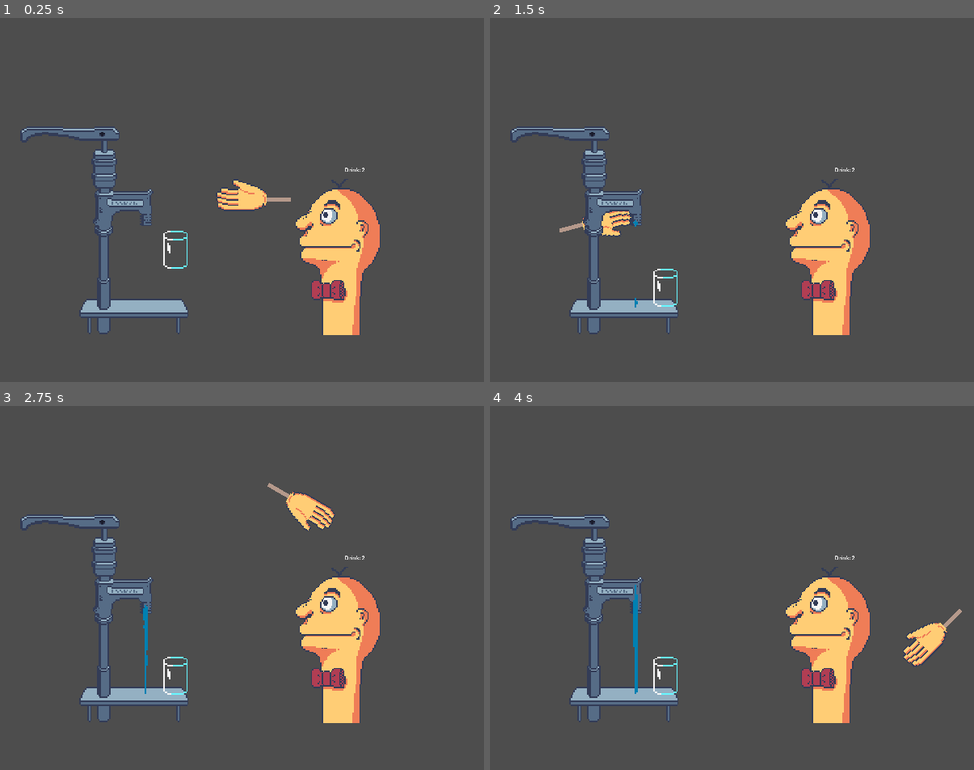
Above: before the commit, frames 1-4 (two rows, left to right).
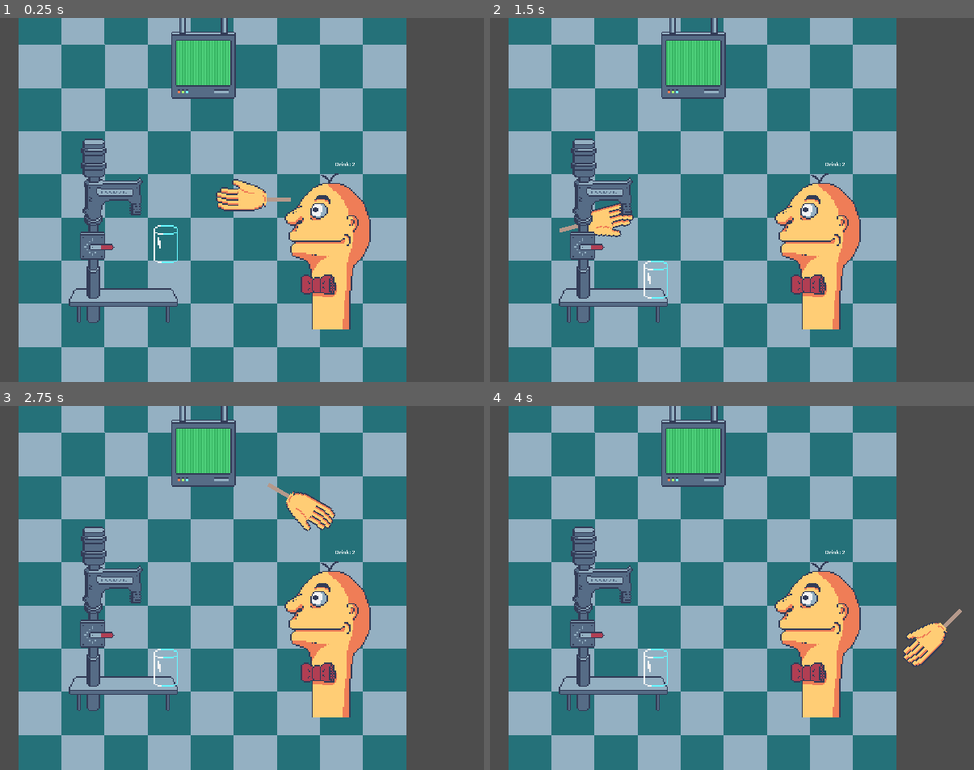
Above: after the commit, the same moments.

Repository: PatitoDev/VeryHumanDrinking
Game: Godot game, scene res://Main.tscn
Same seed, same stepped clock (60 frames per second), same inputs: the game is played once before the commit and once after it. The engine's default icon, where the game draws it, is replaced by a stand-in: a white triangle on a blue panel in a dark square.
Inputs (mouse positions are in pixels of both pictures, inside the frame that each line leads up to):
- Up to frame 1 (0.25 s): no input
- Up to frame 2 (1.5 s): tap Enter (ui_accept) at 0.5, 1.35 s; move the mouse to (877, 181) at 0.52 s; hold D (rotateRight) 0.53-1.28 s; hold Enter (ui_accept) 0.53-1.28 s; click (877, 181) at 0.6 s; move the mouse to (606, 218) at 1.27 s; hold A (rotateLeft) from 1.28 s (still down)
- Up to frame 3 (2.75 s): tap Enter (ui_accept) at 1.52, 1.82 s; click (116, 606) at 1.55 s; move the mouse to (309, 507) at 2.02 s; release A (rotateLeft) at 2.03 s; hold D (rotateRight) from 2.03 s (still down); hold Enter (ui_accept) from 2.03 s (still down); click (309, 507) at 2.1 s
- Up to frame 4 (4 s): move the mouse to (702, 660) at 2.77 s; release Enter (ui_accept) at 2.78 s; click (702, 660) at 2.85 s; tap Enter (ui_accept) at 3.02, 3.32 s; move the mouse to (925, 642) at 3.52 s; release D (rotateRight) at 3.53 s; hold A (rotateLeft) from 3.53 s (still down); hold Enter (ui_accept) from 3.53 s (still down)

The runs differ from the first frame. In frame 1, 77% of the frame differs, in the area x 3-84%, y 0-100%; in frame 2, 77%; in frame 3, 77%; in frame 4, 77%, in the area x 3-90%, y 0-100%.

Commit message:
implemented faucet with flow control

Diff:
--- a/Cup/Cup.tscn
+++ b/Cup/Cup.tscn
@@ -4,10 +4,10 @@
 [ext_resource type="Texture2D" uid="uid://cy67x8ljpoj0e" path="res://Images/cup.png" id="2_fkv2d"]
 
 [sub_resource type="RectangleShape2D" id="RectangleShape2D_i4iak"]
-size = Vector2(13.5, 99.9998)
+size = Vector2(20.75, 99.9998)
 
 [sub_resource type="RectangleShape2D" id="RectangleShape2D_uipd4"]
-size = Vector2(12.6112, 71.0272)
+size = Vector2(17.7459, 88.0152)
 
 [sub_resource type="RectangleShape2D" id="RectangleShape2D_8r8g0"]
 size = Vector2(72, 107.5)
@@ -26,15 +26,15 @@
 color = Color(1, 1, 1, 0.372549)
 
 [node name="CollisionShape2D" type="CollisionShape2D" parent="."]
-position = Vector2(-29, -13)
+position = Vector2(-33.375, -13)
 shape = SubResource("RectangleShape2D_i4iak")
 
 [node name="CollisionShape2D2" type="CollisionShape2D" parent="."]
-position = Vector2(28.75, -13.0001)
+position = Vector2(33.75, -13.0001)
 shape = SubResource("RectangleShape2D_i4iak")
 
 [node name="CollisionShape2D3" type="CollisionShape2D" parent="."]
-position = Vector2(-0.488322, 38.5537)
+position = Vector2(0.00347805, 43.123)
 rotation = 1.57476
 shape = SubResource("RectangleShape2D_uipd4")
 
--- a/Faucet/Faucet.gd
+++ b/Faucet/Faucet.gd
@@ -1,6 +1,9 @@
 extends Node2D
 var objects: Array[Array] = []
 
+@onready var grabHandleArea = $HandleOrigin/GrabHandleArea
+@onready var waterFlowTimer = $WaterFlowTimer
+@onready var handleOrigin = $HandleOrigin
 @onready var cir_shape := CircleShape2D.new()
 @export var tex: Texture2D
 @export var spawnRad: float
@@ -9,9 +12,31 @@
 @onready var attrForce: float = 20
 @export var vpContainer: Node;
 
+var rotationIgnoreThreshold = 180;
+var waterFlow = 0;
+var maxWaterFlow = 270;
+var isGrabbed = false;
+
 func _ready() -> void:
 	cir_shape.radius = 8 / 2
 	cir_shape.custom_solver_bias = 0.1
+	setWaterFlow(0)
+
+func setWaterFlow(value: int):
+	var newValue = clamp(value, 0, maxWaterFlow);
+	if (abs(newValue - waterFlow) > rotationIgnoreThreshold):
+		if (waterFlow > 180):
+			newValue = maxWaterFlow;
+		else:
+			newValue = 0;
+	waterFlow = newValue;
+	handleOrigin.rotation_degrees = waterFlow;
+	if waterFlow > 10:
+		if waterFlowTimer.is_stopped():
+			waterFlowTimer.start();
+	else:
+		waterFlowTimer.stop();
+	waterFlowTimer.wait_time = (pow((maxWaterFlow - waterFlow) / 1000.0, 2));
 
 func create_object(pos: Vector2):
 	var ps := PhysicsServer2D
@@ -36,6 +61,20 @@
 	objects.append([object, img])
 
 func _physics_process(delta):
+	if (Input.is_action_just_pressed("grab")):
+		var bodies:Array[Node2D] = grabHandleArea.get_overlapping_bodies();
+		for body in bodies:
+			if body.is_in_group('hand'):
+				isGrabbed = true;
+				print('grabbed')
+
+	if (Input.is_action_just_released('grab') && isGrabbed):
+		isGrabbed = false;
+
+	if (isGrabbed):
+		var angle = rad_to_deg(get_global_mouse_position().angle_to_point(handleOrigin.global_position)) + 180;
+		setWaterFlow(angle);
+
 	var index: int = 0
 	for pair in objects:
 		var object: RID = pair[0]
@@ -43,11 +82,11 @@
 		var trans: Transform2D = PhysicsServer2D.body_get_state(object, PhysicsServer2D.BODY_STATE_TRANSFORM)
 		#trans.origin -= $Marker2D.global_position
 		if trans.origin.y > 1080 - global_position.y: # remove if outside of screen
+			print('deleted')
 			objects.remove_at(index)
 			PhysicsServer2D.free_rid(object)
 			RenderingServer.free_rid(img)
 		else:
-
 			RenderingServer.canvas_item_set_transform(img, trans)
 		index += 1
 
@@ -58,6 +97,5 @@
 		PhysicsServer2D.free_rid(object)
 		RenderingServer.free_rid(img)
 
-func _process(delta: float) -> void:
-	if Input.is_action_pressed("ui_accept"):
-		create_object($Marker2D.global_position);
+func _on_timer_timeout():
+	create_object($Marker2D.global_position);
--- a/Faucet/Faucet.tscn
+++ b/Faucet/Faucet.tscn
@@ -1,35 +1,62 @@
-[gd_scene load_steps=5 format=3 uid="uid://or84j01ah6c2"]
+[gd_scene load_steps=8 format=3 uid="uid://or84j01ah6c2"]
 
 [ext_resource type="Script" path="res://Faucet/Faucet.gd" id="1_n1wte"]
 [ext_resource type="Texture2D" uid="uid://m762u2jupu7y" path="res://Faucet/part.png" id="2_ll5vd"]
 [ext_resource type="Texture2D" uid="uid://qwnlqisucfve" path="res://Images/fountain.png" id="3_wndde"]
+[ext_resource type="Texture2D" uid="uid://chydo442eivha" path="res://Images/handle.png" id="4_l7rp0"]
+[ext_resource type="Texture2D" uid="uid://bos0wj2ae4roa" path="res://Images/fountainHead.png" id="5_nb1du"]
 
 [sub_resource type="RectangleShape2D" id="RectangleShape2D_ygbs3"]
 size = Vector2(320.5, 81)
+
+[sub_resource type="RectangleShape2D" id="RectangleShape2D_as18y"]
+size = Vector2(89.9935, 31.0189)
 
 [node name="Faucet" type="Node2D"]
 script = ExtResource("1_n1wte")
 tex = ExtResource("2_ll5vd")
 spawnRad = 10.0
 
-[node name="ColorRect" type="ColorRect" parent="."]
-visible = false
-offset_left = -19.0
-offset_top = -43.0
-offset_right = 19.0
-offset_bottom = 37.0
-color = Color(0.737255, 0.733333, 0.713726, 1)
+[node name="Fountain" type="Sprite2D" parent="."]
+position = Vector2(-37, 76)
+scale = Vector2(4, 4)
+texture = ExtResource("3_wndde")
 
 [node name="Marker2D" type="Marker2D" parent="."]
-position = Vector2(0, 35)
-
-[node name="Fountain" type="Sprite2D" parent="."]
-position = Vector2(-119, 58)
-scale = Vector2(4, 4)
-texture = ExtResource("3_wndde")
+position = Vector2(0, 12)
 
 [node name="StaticBody2D" type="StaticBody2D" parent="."]
 
 [node name="CollisionShape2D" type="CollisionShape2D" parent="StaticBody2D"]
 position = Vector2(-37.75, 324.5)
 shape = SubResource("RectangleShape2D_ygbs3")
+
+[node name="CollisionPolygon2D" type="CollisionPolygon2D" parent="StaticBody2D"]
+polygon = PackedVector2Array(19, -61, 25, -71, 10, -86, 3, -75, -98, -75, -98, -85, -88, -92, -87, -201, -161, -202, -162, -85, -156, -70, -156, 78, -168, 77, -168, 164, -149, 164, -149, 245, -149, 270, -139, 279, -115, 279, -106, 269, -107, 163, -92, 163, -92, 77, -111, 77, -110, 60, -98, 49, -97, -2, -79, -13, -25, -13, -25, 29, -13, 29, -13, -20, 9, -20, 8, 30, 20, 30)
+
+[node name="HandleOrigin" type="Node2D" parent="."]
+position = Vector2(-129, 124)
+rotation = -0.000210541
+
+[node name="Handle" type="Sprite2D" parent="HandleOrigin"]
+position = Vector2(28, 0)
+scale = Vector2(4, 4)
+texture = ExtResource("4_l7rp0")
+
+[node name="GrabHandleArea" type="Area2D" parent="HandleOrigin"]
+collision_layer = 4
+collision_mask = 4
+
+[node name="CollisionShape2D" type="CollisionShape2D" parent="HandleOrigin/GrabHandleArea"]
+position = Vector2(27.9999, 0.505898)
+shape = SubResource("RectangleShape2D_as18y")
+
+[node name="WaterFlowTimer" type="Timer" parent="."]
+
+[node name="FountainHead" type="Sprite2D" parent="."]
+z_index = 2
+position = Vector2(-7, -26)
+scale = Vector2(4, 4)
+texture = ExtResource("5_nb1du")
+
+[connection signal="timeout" from="WaterFlowTimer" to="." method="_on_timer_timeout"]
--- a/Hand/Hand.tscn
+++ b/Hand/Hand.tscn
@@ -3,15 +3,15 @@
 [ext_resource type="Script" path="res://Hand/Hand.gd" id="1_oijfh"]
 [ext_resource type="Texture2D" uid="uid://ch1707gttjfh5" path="res://Images/hand.png" id="2_kovoe"]
 
-[sub_resource type="RectangleShape2D" id="RectangleShape2D_w50aq"]
-size = Vector2(43, 40)
-
 [sub_resource type="RectangleShape2D" id="RectangleShape2D_ns82g"]
 size = Vector2(59, 46)
 
-[node name="Hand" type="CharacterBody2D"]
-collision_layer = 0
-collision_mask = 0
+[sub_resource type="RectangleShape2D" id="RectangleShape2D_w50aq"]
+size = Vector2(152, 99)
+
+[node name="Hand" type="CharacterBody2D" groups=["hand"]]
+collision_layer = 4
+collision_mask = 4
 script = ExtResource("1_oijfh")
 
 [node name="HandPivot" type="Node2D" parent="."]
@@ -73,10 +73,6 @@
 color = Color(0.709804, 0.6, 0.545098, 1)
 metadata/_edit_use_anchors_ = true
 
-[node name="CollisionShape2D" type="CollisionShape2D" parent="."]
-position = Vector2(5.5, 1)
-shape = SubResource("RectangleShape2D_w50aq")
-
 [node name="GrabArea" type="Area2D" parent="."]
 position = Vector2(5, 0)
 collision_layer = 2
@@ -91,3 +87,7 @@
 scale = Vector2(4, 4)
 texture = ExtResource("2_kovoe")
 hframes = 3
+
+[node name="CollisionShape2D" type="CollisionShape2D" parent="."]
+position = Vector2(-7, -14.5)
+shape = SubResource("RectangleShape2D_w50aq")
--- a/Main.tscn
+++ b/Main.tscn
@@ -1,14 +1,16 @@
-[gd_scene load_steps=18 format=3 uid="uid://xnxu584c7t7d"]
+[gd_scene load_steps=20 format=3 uid="uid://xnxu584c7t7d"]
 
 [ext_resource type="Script" path="res://Main.gd" id="1_ivbgw"]
 [ext_resource type="PackedScene" uid="uid://b22ucm4rdhg5r" path="res://Hand/Hand.tscn" id="1_o2vhs"]
 [ext_resource type="PackedScene" uid="uid://uieckdtouw1t" path="res://Cup/Cup.tscn" id="2_4dcgs"]
+[ext_resource type="Texture2D" uid="uid://c4mfnktnfd4iy" path="res://Images/bg.png" id="2_uvbi6"]
 [ext_resource type="Texture2D" uid="uid://c6864jdumxd2d" path="res://icon.svg" id="4_1r2ig"]
 [ext_resource type="PackedScene" uid="uid://or84j01ah6c2" path="res://Faucet/Faucet.tscn" id="4_ovpwo"]
 [ext_resource type="Script" path="res://camera.gd" id="5_whv7n"]
 [ext_resource type="Shader" path="res://Shaders/waterEffect.gdshader" id="6_inol3"]
 [ext_resource type="Shader" path="res://Shaders/Pixelation.gdshader" id="7_ikfsh"]
 [ext_resource type="PackedScene" uid="uid://dr0o6eb3n71u" path="res://Face/Face.tscn" id="9_7kysg"]
+[ext_resource type="Texture2D" uid="uid://bbb341jpoveap" path="res://Images/monitor.png" id="11_8p6gq"]
 
 [sub_resource type="ShaderMaterial" id="ShaderMaterial_4m6vl"]
 shader = ExtResource("7_ikfsh")
@@ -41,6 +43,11 @@
 
 [node name="Main" type="Node2D"]
 script = ExtResource("1_ivbgw")
+
+[node name="Bg" type="Sprite2D" parent="."]
+position = Vector2(435, 134)
+scale = Vector2(4, 4)
+texture = ExtResource("2_uvbi6")
 
 [node name="Hand" parent="." instance=ExtResource("1_o2vhs")]
 position = Vector2(603, 319)
@@ -100,26 +107,31 @@
 [node name="StaticBody2D" type="StaticBody2D" parent="."]
 
 [node name="CollisionShape2D" type="CollisionShape2D" parent="StaticBody2D"]
-position = Vector2(332.25, 524)
+position = Vector2(1573, 123)
 shape = SubResource("RectangleShape2D_qyndm")
 
 [node name="Face" parent="." instance=ExtResource("9_7kysg")]
 position = Vector2(797, 294)
 
-[node name="OpenMouthTrigger" type="Area2D" parent="."]
-position = Vector2(802, 300)
+[node name="OpenMouthTrigger" type="Area2D" parent="Face"]
+position = Vector2(5, 6)
 
-[node name="CollisionShape2D" type="CollisionShape2D" parent="OpenMouthTrigger"]
+[node name="CollisionShape2D" type="CollisionShape2D" parent="Face/OpenMouthTrigger"]
 position = Vector2(-82, -34)
 shape = SubResource("RectangleShape2D_euqqk")
 
 [node name="Camera2D" type="Camera2D" parent="."]
-position = Vector2(500, 130)
+position = Vector2(529, 146)
 zoom = Vector2(0.5, 0.5)
+
+[node name="Monitor" type="Sprite2D" parent="."]
+position = Vector2(408, -272)
+scale = Vector2(4, 4)
+texture = ExtResource("11_8p6gq")
 
 [connection signal="area_entered" from="Area2D" to="." method="_on_area_2d_area_entered"]
 [connection signal="area_shape_entered" from="Area2D" to="." method="_on_area_2d_area_shape_entered"]
 [connection signal="body_entered" from="Area2D" to="." method="_on_area_2d_body_entered"]
 [connection signal="body_shape_entered" from="Area2D" to="." method="_on_area_2d_body_shape_entered"]
-[connection signal="body_entered" from="OpenMouthTrigger" to="." method="_on_open_mouth_trigger_body_entered"]
-[connection signal="body_exited" from="OpenMouthTrigger" to="." method="_on_open_mouth_trigger_body_exited"]
+[connection signal="body_entered" from="Face/OpenMouthTrigger" to="." method="_on_open_mouth_trigger_body_entered"]
+[connection signal="body_exited" from="Face/OpenMouthTrigger" to="." method="_on_open_mouth_trigger_body_exited"]
--- a/Shaders/Pixelation.gdshader
+++ b/Shaders/Pixelation.gdshader
@@ -17,6 +17,6 @@
 	if (COLOR.a < 0.8){
 		COLOR.a = 0.0;
 	} else {
-		COLOR = vec4(0.0, 0.5, 0.7, 1.0);
+		COLOR = vec4(0.451,0.937,0.969, 1.0);
 	}
 }
Binary file changed: Images/Concept.aseprite
Binary file added: Images/bg.png
Not shown, added: Images/bg.png.import
Binary file added: Images/concept 2.aseprite
Binary file changed: Images/fountain.png
Binary file added: Images/fountainHead.png
Not shown, added: Images/fountainHead.png.import
Binary file added: Images/handle.aseprite
Binary file added: Images/handle.png
Not shown, added: Images/handle.png.import
Binary file added: Images/monitor.png
Not shown, added: Images/monitor.png.import
